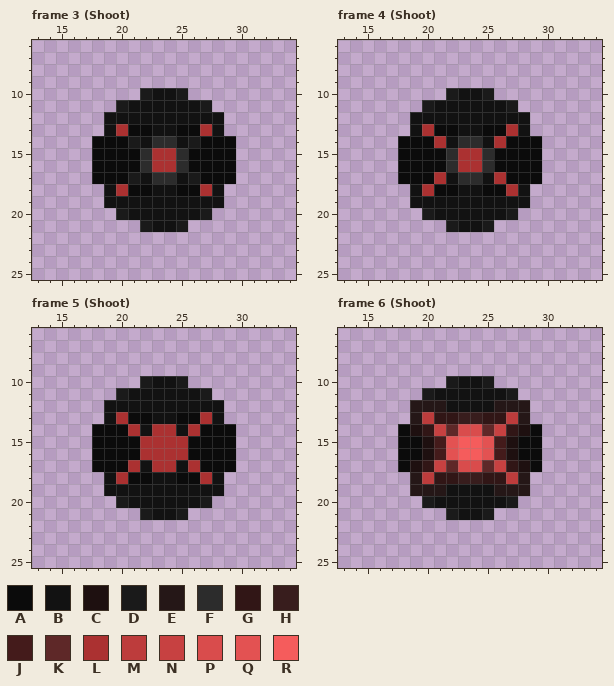
One commit to this pixel-art file: Assets/Asset Packs/The Dark Series Bundle/10 Dark Series Char pack 4 v1.1/Ball Tank/Ball Tank.aseprite. The picture above is the old version.
48x32 pixels, 40 frames. Colours within 5 levels of each other are drawn and written as one. Shown: frame 3 (Shoot): x 13..34, y 6..25; frame 4 (Shoot): x 13..34, y 6..25; frame 5 (Shoot): x 13..34, y 6..25; frame 6 (Shoot): x 13..34, y 6..25. The commit also changed other frames, which this record leaves out.
Palette (. is transparent): A #0b0b0b  B #121212  C #1e1010  D #1a1a1a  E #251717  F #2c2c2c  G #311616  H #381d1d  J #441b1b  K #5e2828  L #ab3131  M #bd3c3c  N #c74141  P #d94c4c  Q #e35252  R #f55c5c
And afterwards:
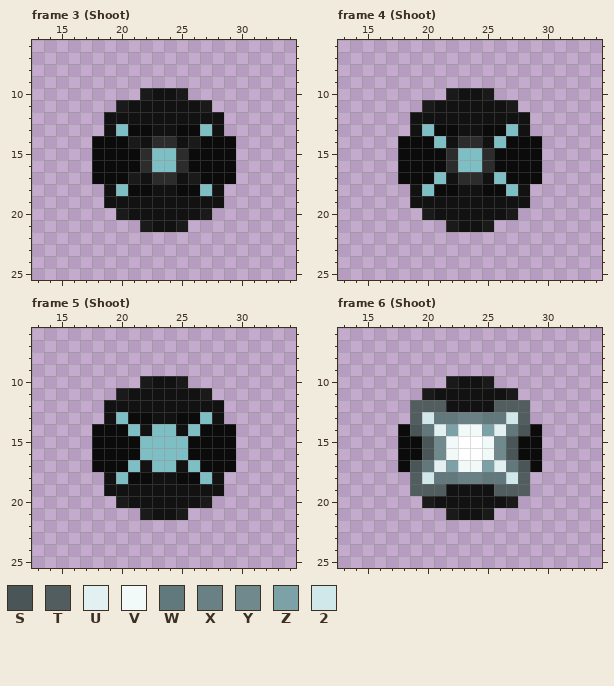
Colours new in this view: S #495557  T #515d5f  U #e2f0f2  V #f2f9f9  W #61787c  X #698084  Y #70898d  Z #7ca1a6  2 #d1e8eb
Changes in this commit:
@@ palette @@
-L #ab3131
+L #7ebfc6
-R #f55c5c
+R #ffffff
--- frame 6 (Shoot), layer "Glow"
@@ x 17..30 @@
 11 ...DBBBBBBD...
-12 ..EEEBBBBEEE..
-13 ..EMGGHHGGME..
-14 .ACGNKPPKNGCA.
-15 .AACJQRRQJCAA.
-16 .AACJQRRQJCAA.
-17 .ACGNKPPKNGCA.
-18 ..EMGGHHGGME..
-19 ..EEEBBBBEEE..
+12 ..TTTBBBBTTT..
+13 ..T2WWXXWW2T..
+14 .ASWUZVVZUWSA.
+15 .AASYVRRVYSAA.
+16 .AASYVRRVYSAA.
+17 .ASWUZVVZUWSA.
+18 ..T2WWXXWW2T..
+19 ..TTTBBBBTTT..
 20 ...DBBBBBBD...
Boxes around the changes in both pictures, in picture pixels (x1, y1, x2, y2):
changed: (116, 124, 212, 196)
changed: (422, 124, 518, 196)
changed: (116, 412, 212, 484)
changed: (410, 400, 530, 496)
